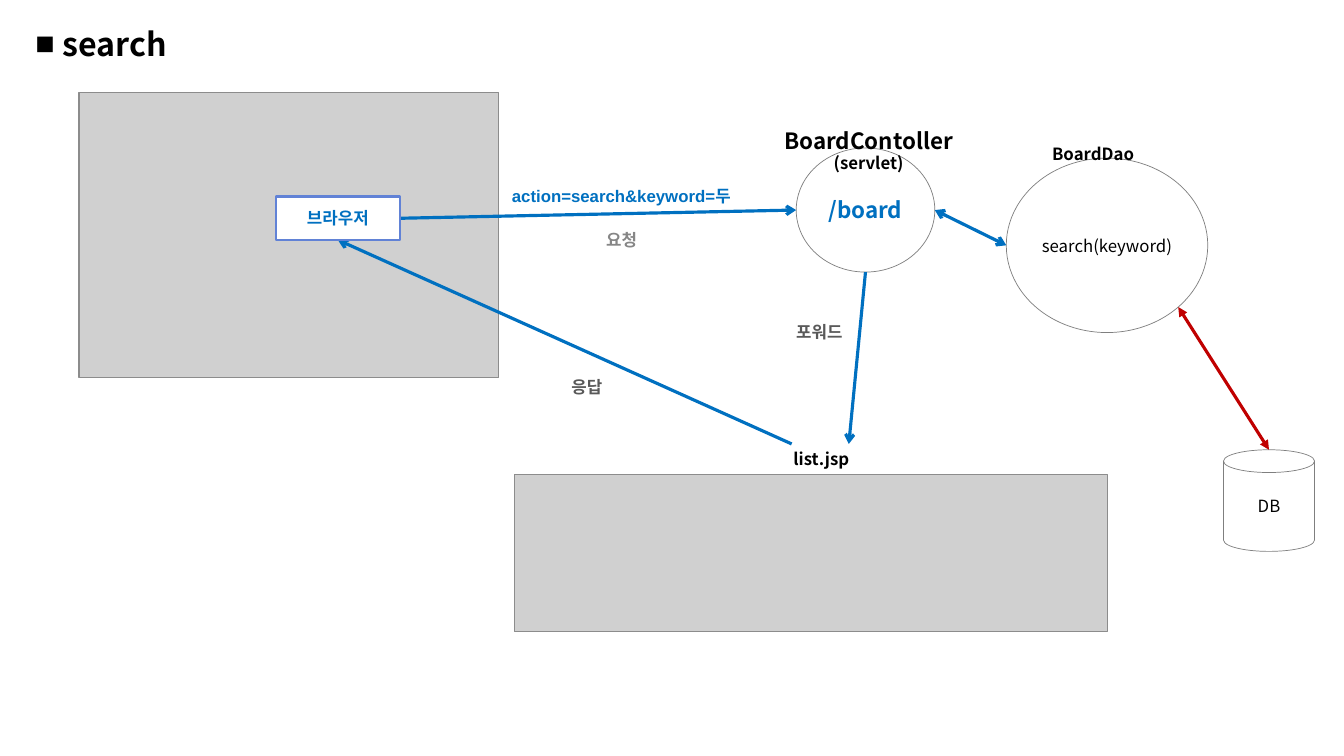
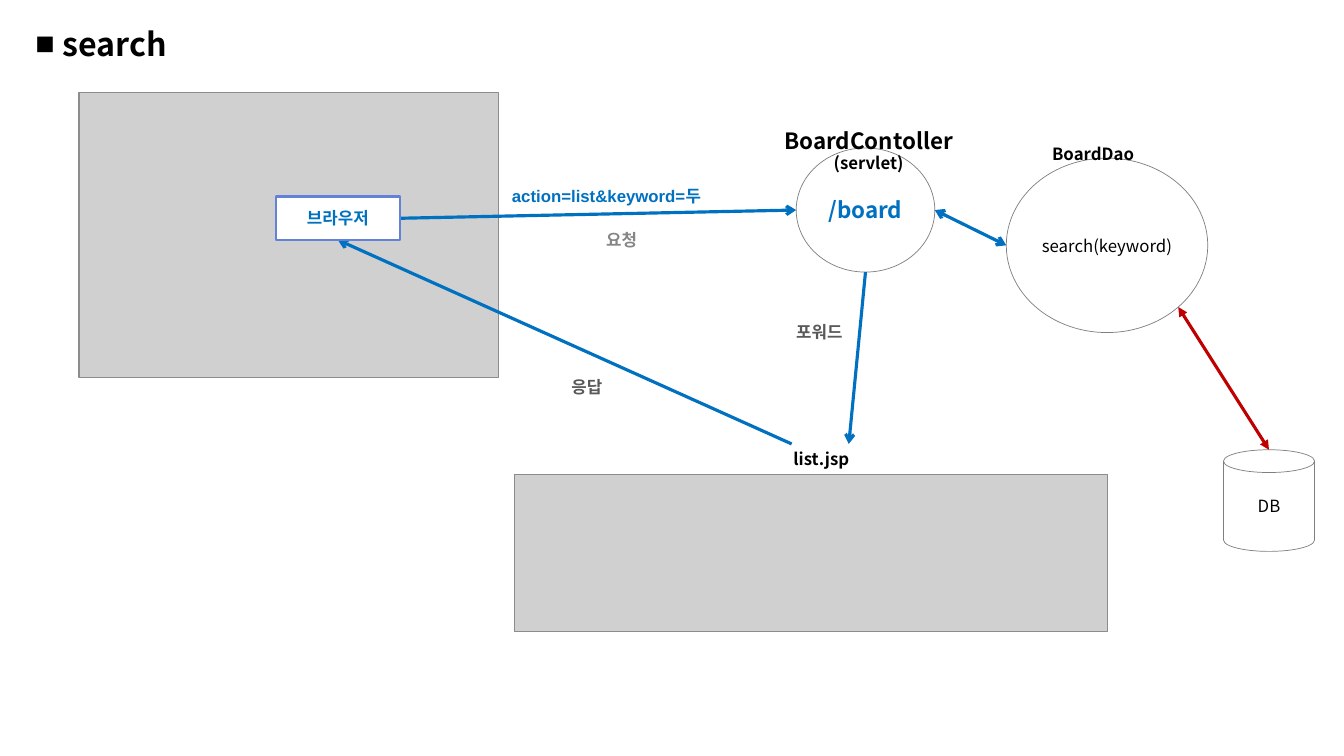
Before and after one commit to Maroban/mysite, a slide deck: slide 8 of 1.pptx. Drawn at 1344x756 pixels with LibreOffice and Linux fonts; fonts in the diff are those of the drawing; grey boxes stand for pictures. Boxes give left, top, right and bottom in pixels: in the first picture for what was removed or moved away, otherwise in the second. Text is boxed around its words. In the diff, an @@ line names an element or a change of style, - is before the commit and + after.

Commit message:
그림

```diff
--- a/1.pptx
+++ b/1.pptx
@@ text at [512,188,701,206]: text changed @@
-action=search&keyword=두
+action=list&keyword=두
```
